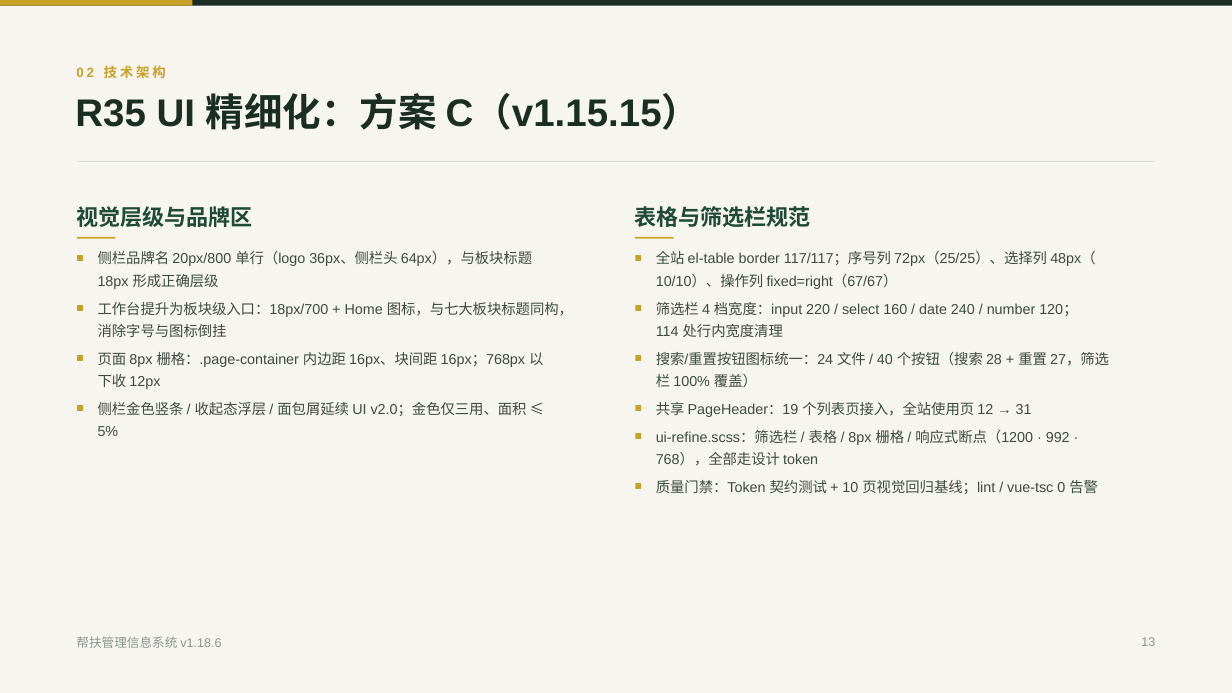
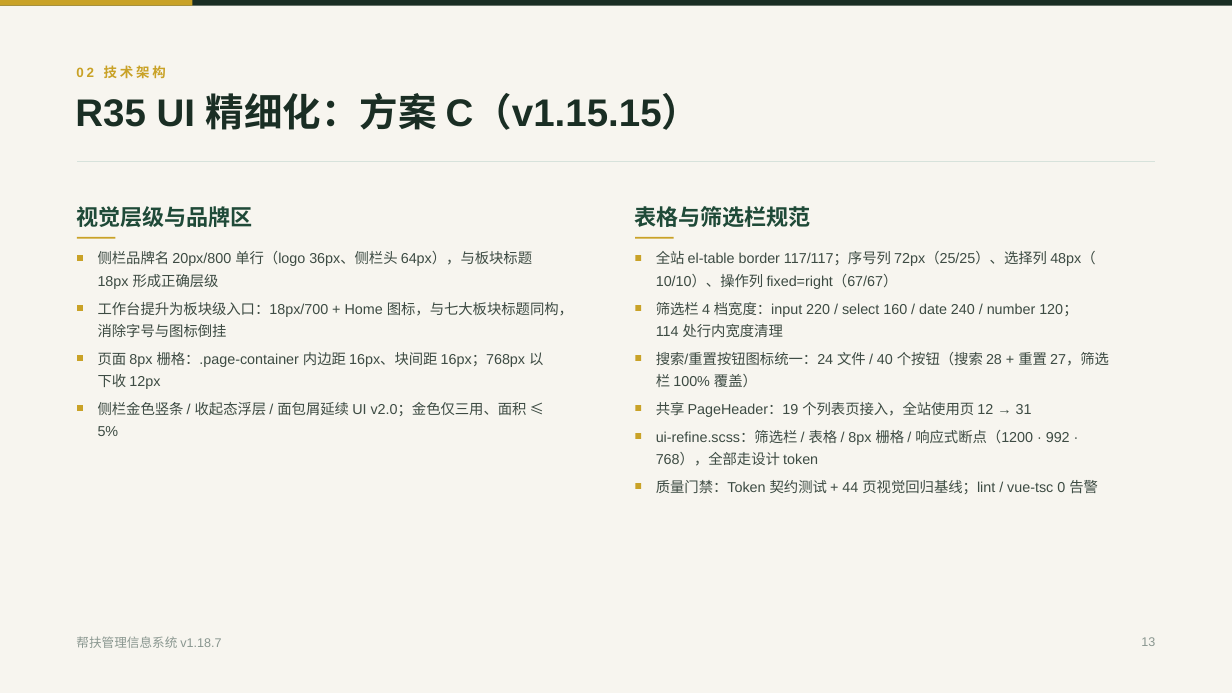
Before and after one commit to lzh745200/MRRS, a slide deck: slide 13 of docs/帮扶管理信息系统介绍.pptx. Drawn at 1232x693 pixels with LibreOffice and Linux fonts; fonts in the diff are those of the drawing. Boxes give left, top, right and bottom in pixels: in the first picture for what was removed or moved away, otherwise in the second. Text is boxed around its words. In the diff, an @@ line names an element or a change of style, - is before the commit and + after.

```diff
--- a/docs/帮扶管理信息系统介绍.pptx
+++ b/docs/帮扶管理信息系统介绍.pptx
@@ text at (656, 480, 1098, 494): text changed @@
-质量门禁：Token 契约测试 + 10 页视觉回归基线；lint / vue-tsc 0 告警
+质量门禁：Token 契约测试 + 44 页视觉回归基线；lint / vue-tsc 0 告警
@@ text at (76, 636, 221, 648): text changed @@
-帮扶管理信息系统 v1.18.6
+帮扶管理信息系统 v1.18.7
```
Also in this commit, not shown: 49 other slides changed, 17 other files.
